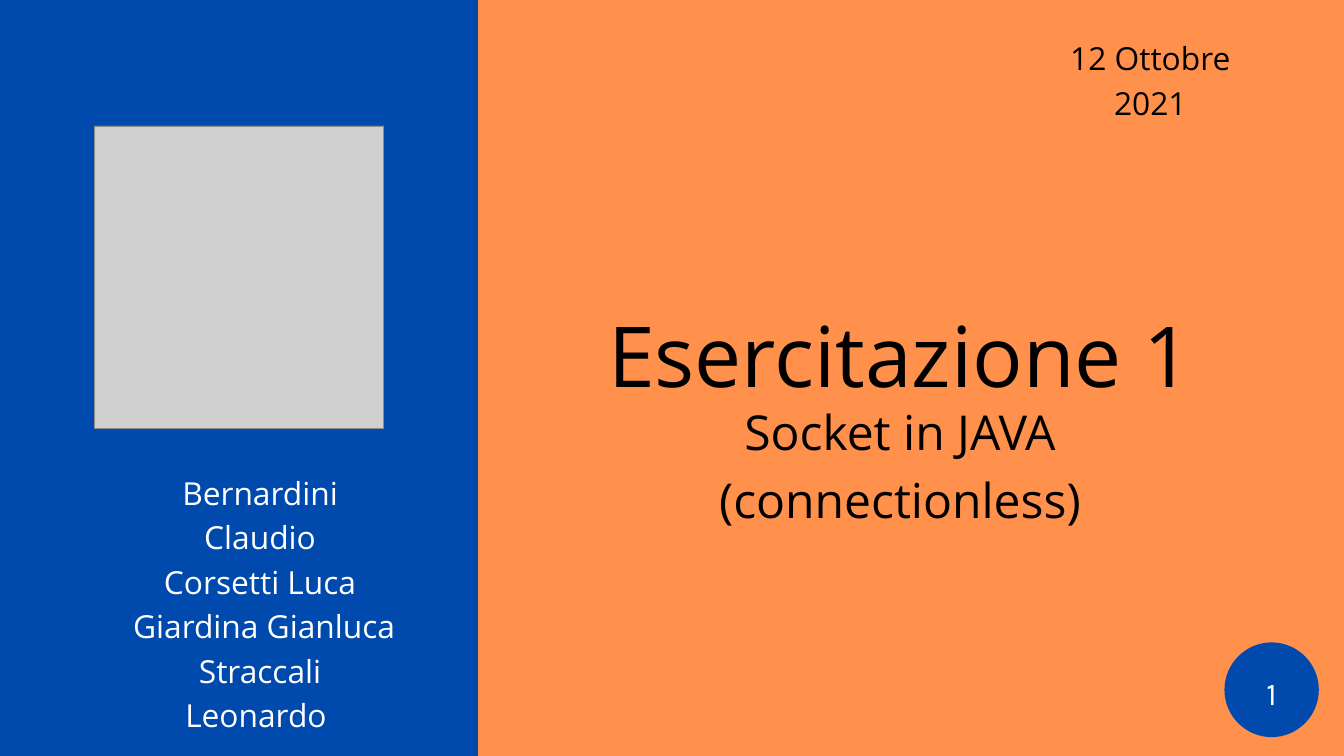
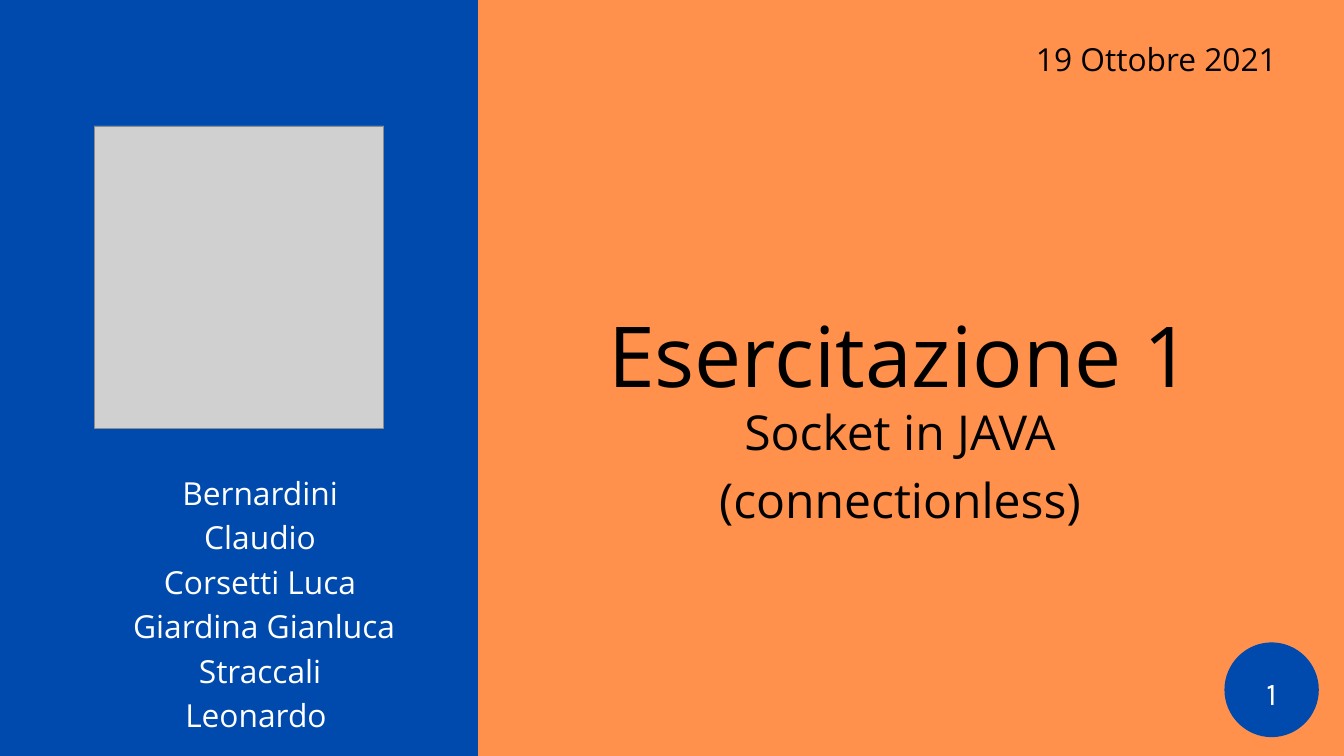
Before and after one commit to ilcors-dev/gruppo-reti, a slide deck: slide 1 of esercitazione_1/documents/Esercitazione 1.pptx. Drawn at 1344x756 pixels with LibreOffice and Linux fonts; fonts in the diff are those of the drawing; grey boxes stand for pictures. Boxes give left, top, right and bottom in pixels: in the first picture for what was removed or moved away, otherwise in the second. Text is boxed around its words. In the diff, an @@ line names an element or a change of style, - is before the commit and + after.

```diff
--- a/esercitazione_1/documents/Esercitazione 1.pptx
+++ b/esercitazione_1/documents/Esercitazione 1.pptx
@@ text at bbox=[1036, 47, 1276, 72]: text changed @@
-12 Ottobre 2021
+19 Ottobre 2021
```
Also in this commit, not shown: 6 other slides changed, 2 slides added, 1 other file.
